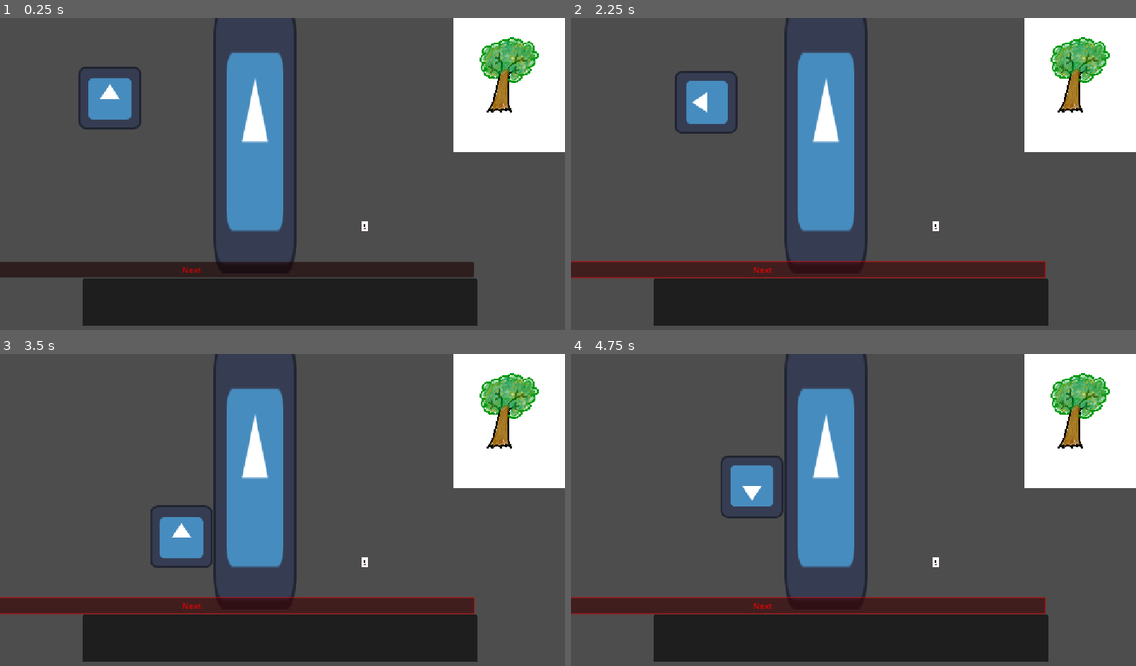
Above: before the commit, frames 1-4 (two rows, left to right).
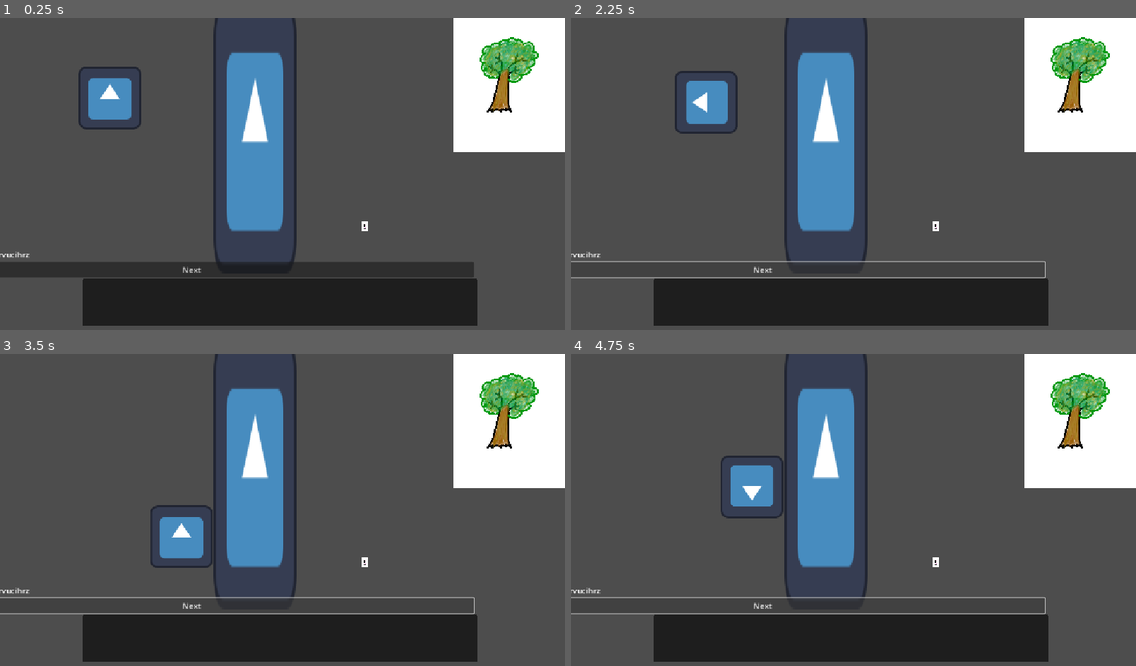
Above: after the commit, the same moments.

Repository: ygrecky/GameJam1
Game: Godot game, scene res://scenes/game.tscn
Two runs of this game, one before a commit and one after it. Both use one fixed random seed, a clock stepped at 60 frames per second and the inputs below. The engine's default icon, where the game draws it, is replaced by a stand-in: a white triangle on a blue panel in a dark square.
Inputs:
- Up to frame 1 (0.25 s): no input
- Up to frame 2 (2.25 s): click "Next" at 0.5 s; click "Next" at 1.25 s; tap Enter at 2 s; hold Right (right) from 2.03 s (still down); hold 1 (Slot 1) from 2.03 s (still down)
- Up to frame 3 (3.5 s): release Right (right) at 2.78 s; release 1 (Slot 1) at 2.78 s; hold Down (down) from 2.78 s (still down); tap Space (action_1) at 2.85 s
- Up to frame 4 (4.75 s): release Down (down) at 3.53 s; hold Right (right) 3.53-4.28 s; hold 1 (Slot 1) 3.53-4.28 s; tap Space (action_1) at 4.25, 4.35 s; hold Up (up) from 4.28 s (still down)

The runs differ from the first frame. In frame 1, less than 0.1% of the frame differs, in the area x 0-36%, y 74-82%; in frame 2, 4.8%, in the area x 0-84%, y 74-84%; in frame 3, 4.8%; in frame 4, 4.8%.
Error after the commit: Invalid call. Nonexistent function 'length' in base 'Array'. (res://scripts/boite_texte.gd:24)

Commit message:
création pnj + modif bdd

Diff:
--- a/scenes/game.tscn
+++ b/scenes/game.tscn
@@ -7,6 +7,8 @@
 [ext_resource type="PackedScene" uid="uid://c0tk2qqokmxjw" path="res://scenes/bloc_magnétique.tscn" id="5_iywne"]
 [ext_resource type="PackedScene" uid="uid://y1niflgkuws" path="res://scenes/player.tscn" id="6_p57ef"]
 [ext_resource type="PackedScene" uid="uid://b6dposcgekuv2" path="res://scenes/ravin.tscn" id="7_u5sy4"]
+[ext_resource type="PackedScene" uid="uid://c85teiosuenrx" path="res://scenes/pnj.tscn" id="8_0tnpc"]
+[ext_resource type="Script" uid="uid://bbyw1y6o1di1w" path="res://scripts/pnj.gd" id="9_vtaks"]
 
 [node name="Game" type="Node2D" unique_id=439829170]
 
@@ -30,3 +32,6 @@
 [node name="ravin" parent="." unique_id=1464562848 node_paths=PackedStringArray("player") instance=ExtResource("7_u5sy4")]
 position = Vector2(36, -2)
 player = NodePath("../Player2")
+
+[node name="pnj" parent="." unique_id=281381040 instance=ExtResource("8_0tnpc")]
+script = ExtResource("9_vtaks")
--- /dev/null
+++ b/scenes/pnj.tscn
@@ -0,0 +1,10 @@
+[gd_scene format=3 uid="uid://c85teiosuenrx"]
+
+[sub_resource type="RectangleShape2D" id="RectangleShape2D_ayuyq"]
+
+[node name="pnj" type="CharacterBody2D" unique_id=281381040]
+
+[node name="Sprite2D" type="Sprite2D" parent="." unique_id=1018718080]
+
+[node name="CollisionShape2D" type="CollisionShape2D" parent="Sprite2D" unique_id=1291735682]
+shape = SubResource("RectangleShape2D_ayuyq")
--- a/scripts/boite_texte.gd
+++ b/scripts/boite_texte.gd
@@ -1,4 +1,5 @@
 extends CanvasLayer
+class_name TextBox
 @onready var text = $Control/VBoxContainer/Text
 @onready var speaker = $Control/VBoxContainer/Name
 @onready var sprite = $Control/VBoxContainer/SpriteCharacter
@@ -7,32 +8,43 @@
 
 
 
-var writing = false
-var version = 0
 
 
-func add_letter(target,avancement, vers):
-	if vers == version :
+var text_number = 0
+var dialogue = []
+
+func open_window(dialogue): #ouvre la boite de dialogue
+	state.show()
+	text_number = -1
+	Next()
+
+func Next() -> void: #passe d'un dialogue à un autre
+	text_number += 1
+
+	if text_number < dialogue.length():
+		text.text = ""  #rafraichit la boite de dialogue
+		add_letters(dialogue[text_number],0,text_number) #la remplit
+
+	else:
+		close_window()
+
+
+func add_letters(target,avancement, version):
+	if version == text_number :
 		text.text += target[avancement]
 		print(text.text)
 		avancement += 1
 
 		if avancement != target.length():
-			get_tree().create_timer(0.05).timeout.connect(func() : add_letter(target,avancement + 1,vers))
+			get_tree().create_timer(0.05).timeout.connect(func() : add_letters(target,avancement + 1,version))
 
 
-func Next() -> void:
-	version += 1
-	text.text = ""
-	add_letter("paokedonzeciisnci",0,version)
 
-func open_window():
-	state.show()
-	version = -1
-	Next()
+
 
 func close_window():
 	state.hide()
+	self.queue_free()
 
 
 
@@ -40,9 +52,7 @@
 # Called when the node enters the scene tree for the first time.
 func _ready() -> void:
 
-	state.visible = true
-	state.modulate = Color.RED
-	Next()
+	open_window(dialogue)
 
 
 
--- /dev/null
+++ b/scripts/pnj.gd
@@ -0,0 +1,17 @@
+extends CharacterBody2D
+@export var TextBox: PackedScene
+
+var dialogue = []
+
+
+func talk_to():
+	var bdd = TextBox.instantiate()
+	bdd.dialogue = dialogue
+	get_tree().root.add_child.call_deferred(bdd)
+
+
+func _ready() -> void:
+	pass
+
+func _process(delta: float) -> void:
+	pass
Not shown, added: scripts/pnj.gd.uid
